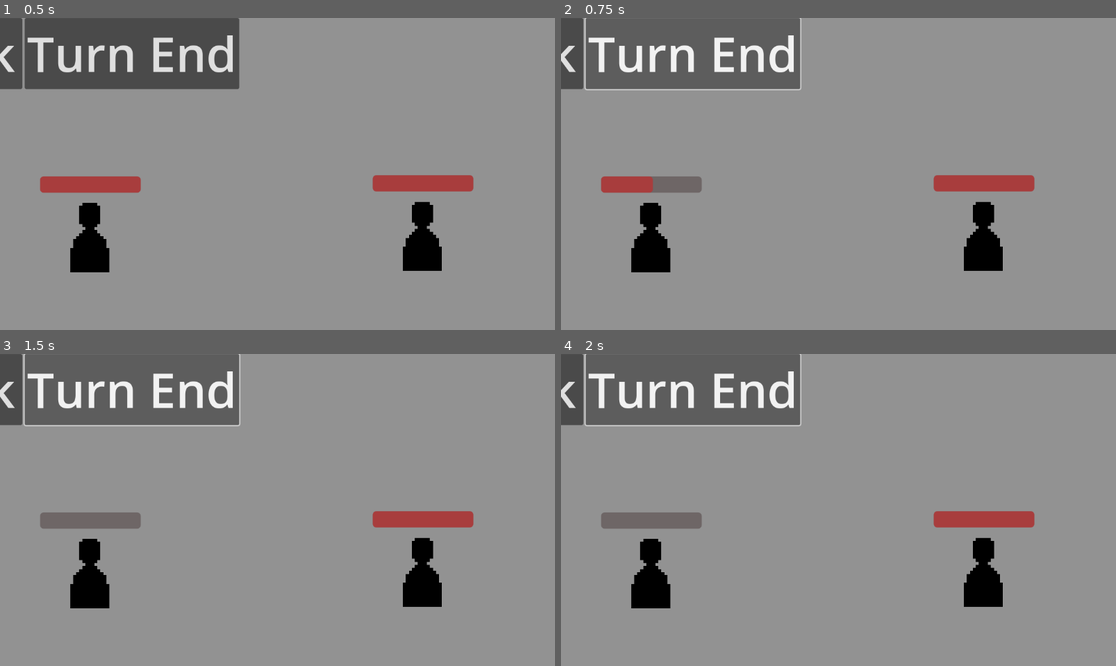
Above: before the commit, frames 1-4 (two rows, left to right).
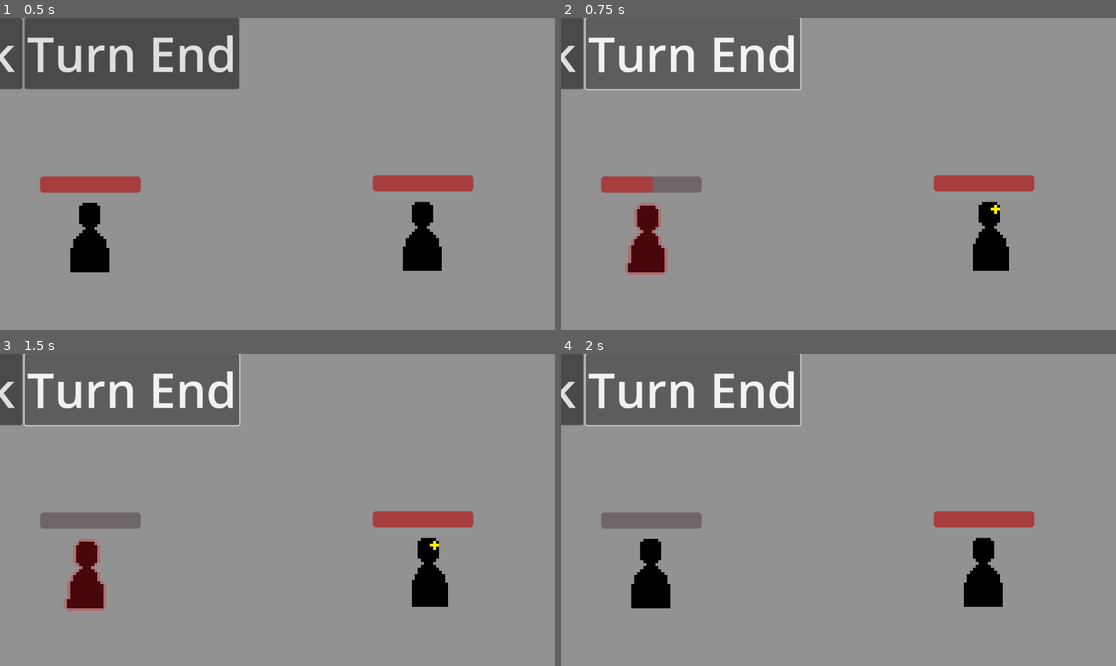
Above: after the commit, the same moments.

Repository: BobWizardLad/Dice-Temple
Game: Godot game, scene res://CombatScene.tscn
Same seed, same stepped clock (60 frames per second), same inputs: the game is played once before the commit and once after it.
Inputs:
- Up to frame 1 (0.5 s): no input
- Up to frame 2 (0.75 s): click "Turn End" at 0.5 s
- Up to frame 3 (1.5 s): click "Turn End" at 1.25 s
- Up to frame 4 (2 s): no input

Frame 1 is identical in both runs. In frame 2, 2.0% of the frame differs, in the area x 11-81%, y 58-83%; in frame 3, 2.0%; in frame 4, nothing differs.

Commit message:
✨ Attack Visual Feedback
Attacks will now animate the player and enemy in reaction to the attack button.

Diff:
--- a/Dice-Temple/CombatScene.tscn
+++ b/Dice-Temple/CombatScene.tscn
@@ -1,10 +1,11 @@
-[gd_scene load_steps=6 format=3 uid="uid://dgfnu7365whg1"]
+[gd_scene load_steps=7 format=3 uid="uid://dgfnu7365whg1"]
 
 [ext_resource type="Script" path="res://assets/scripts/GameService.gd" id="1_2v1jr"]
 [ext_resource type="Script" path="res://assets/scripts/DiceService.gd" id="2_s5568"]
 [ext_resource type="Script" path="res://assets/scripts/UnitService.gd" id="3_lnayv"]
 [ext_resource type="PackedScene" uid="uid://dtr4jqs87b4t4" path="res://componentScenes/Unit.tscn" id="4_n7p2r"]
 [ext_resource type="Resource" uid="uid://dh370xeg8m05q" path="res://assets/resources/beam.tres" id="5_flugx"]
+[ext_resource type="Texture2D" uid="uid://b6468kpnhoiis" path="res://assets/sprites/unit_silhouette.png" id="6_ox0xy"]
 
 [node name="GameService" type="Node2D"]
 script = ExtResource("1_2v1jr")
@@ -35,6 +36,9 @@
 [node name="Attack6" parent="UnitService/Player/AttacksHandler" index="5"]
 attack_unique = ExtResource("5_flugx")
 
+[node name="Sprite" parent="UnitService/Player" index="1"]
+texture = ExtResource("6_ox0xy")
+
 [node name="Enemy" parent="UnitService" instance=ExtResource("4_n7p2r")]
 position = Vector2(822, 423)
 team = 1
@@ -56,6 +60,9 @@
 
 [node name="Attack6" parent="UnitService/Enemy/AttacksHandler" index="5"]
 attack_unique = ExtResource("5_flugx")
+
+[node name="Sprite" parent="UnitService/Enemy" index="1"]
+texture = ExtResource("6_ox0xy")
 
 [node name="UI" type="CanvasLayer" parent="."]
 
--- a/Dice-Temple/assets/scripts/Unit.gd
+++ b/Dice-Temple/assets/scripts/Unit.gd
@@ -6,6 +6,7 @@
 
 @onready var health_display: Control = $ProgressBar
 @onready var attack_handler: Node2D = $AttacksHandler
+@onready var sprite: Sprite2D = $Sprite
 
 func _ready():
 	health_display.max_value = HEALTH_MAX
@@ -24,3 +25,17 @@
 
 func get_team() -> int:
 	return team
+
+func anim_damaged():
+	sprite.texture = load("res://assets/sprites/unit_silhouette_damaged.png")
+	await get_tree().create_timer(1.0).timeout
+	sprite.texture = load("res://assets/sprites/unit_silhouette.png")
+
+func anim_attack():
+	sprite.texture = load("res://assets/sprites/unit_silhouette_attacking.png")
+	# Signal some form of attack_dice specific animation between characters
+	await get_tree().create_timer(1.0).timeout
+	sprite.texture = load("res://assets/sprites/unit_silhouette.png")
+
+func anim_attacking():
+	pass
--- a/Dice-Temple/assets/scripts/UnitService.gd
+++ b/Dice-Temple/assets/scripts/UnitService.gd
@@ -13,6 +13,8 @@
 # target: Unit; attacker: Unit
 func resolve_attack(target: Node2D, attacker: Node2D):
 	var hit_value = roll_event(attacker)
+	attacker.anim_attack()
+	target.anim_damaged()
 	target.mod_health(-1 * hit_value)
 	print("HIYAAA from " + attacker.to_string())
 
--- a/Dice-Temple/componentScenes/Unit.tscn
+++ b/Dice-Temple/componentScenes/Unit.tscn
@@ -1,20 +1,8 @@
-[gd_scene load_steps=6 format=3 uid="uid://dtr4jqs87b4t4"]
+[gd_scene load_steps=4 format=3 uid="uid://dtr4jqs87b4t4"]
 
 [ext_resource type="Script" path="res://assets/scripts/Unit.gd" id="1_hch4a"]
 [ext_resource type="Script" path="res://assets/scripts/AttacksHandler.gd" id="2_i7xa4"]
 [ext_resource type="Script" path="res://assets/scripts/AttackContainer.gd" id="3_5sxar"]
-[ext_resource type="Texture2D" uid="uid://b6468kpnhoiis" path="res://assets/sprites/unit_silhouette.png" id="4_cd7l4"]
-
-[sub_resource type="SpriteFrames" id="SpriteFrames_vgedg"]
-animations = [{
-"frames": [{
-"duration": 1.0,
-"texture": ExtResource("4_cd7l4")
-}],
-"loop": true,
-"name": &"default",
-"speed": 5.0
-}]
 
 [node name="Unit" type="Node2D"]
 position = Vector2(270, 425)
@@ -44,9 +32,8 @@
 [node name="Attack6" type="Node2D" parent="AttacksHandler"]
 script = ExtResource("3_5sxar")
 
-[node name="AnimatedSprite2D" type="AnimatedSprite2D" parent="."]
+[node name="Sprite" type="Sprite2D" parent="."]
 scale = Vector2(5, 5)
-sprite_frames = SubResource("SpriteFrames_vgedg")
 
 [node name="ProgressBar" type="ProgressBar" parent="."]
 self_modulate = Color(1, 0, 0, 1)
